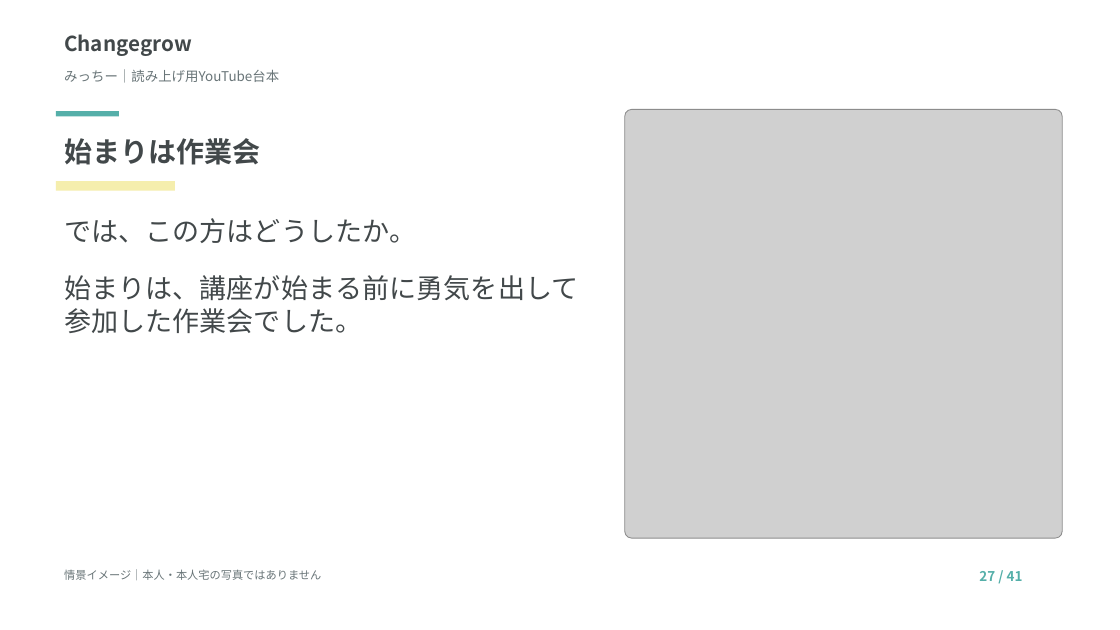
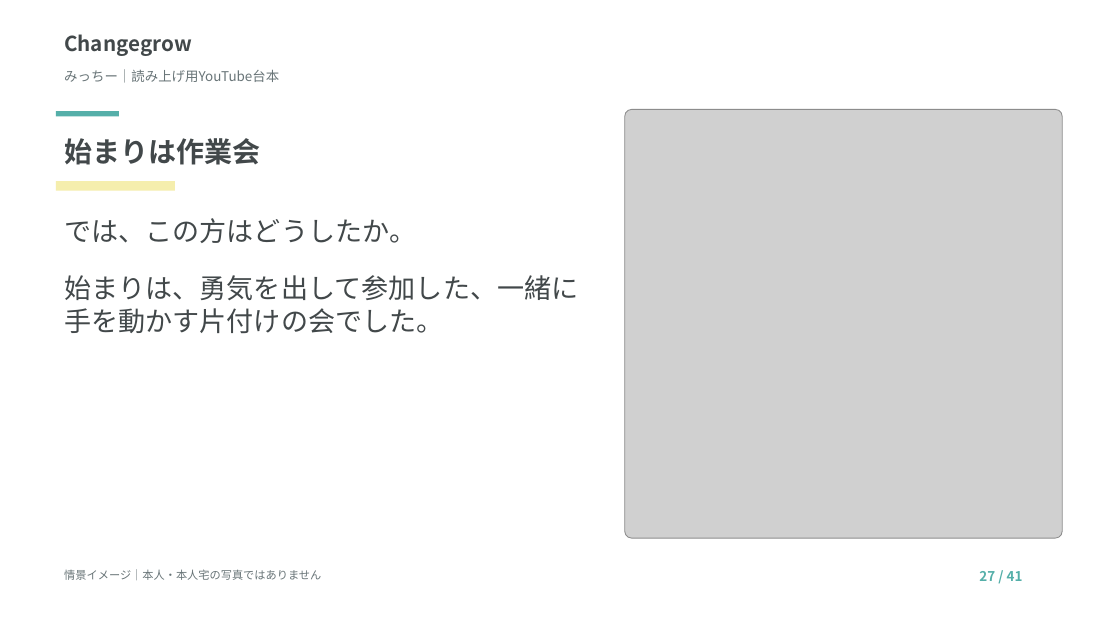
Before and after one commit to tanakayuc/static-pages, a slide deck: slide 27 of nakata-micchi-youtube-script/読み上げ台本.pptx. Drawn at 1120x630 pixels with LibreOffice and Linux fonts; fonts in the diff are those of the drawing; grey boxes stand for pictures. Boxes give left, top, right and bottom in pixels: in the first picture for what was removed or moved away, otherwise in the second. Text is boxed around its words. In the diff, an @@ line names an element or a change of style, - is before the commit and + after.

```diff
--- a/nakata-micchi-youtube-script/読み上げ台本.pptx
+++ b/nakata-micchi-youtube-script/読み上げ台本.pptx
@@ text at [64, 275, 578, 333]: text changed @@
-始まりは、講座が始まる前に勇気を出して参加した作業会でした。
+始まりは、勇気を出して参加した、一緒に手を動かす片付けの会でした。
```
Also in this commit, not shown: 4 other slides changed, 3 other files.
